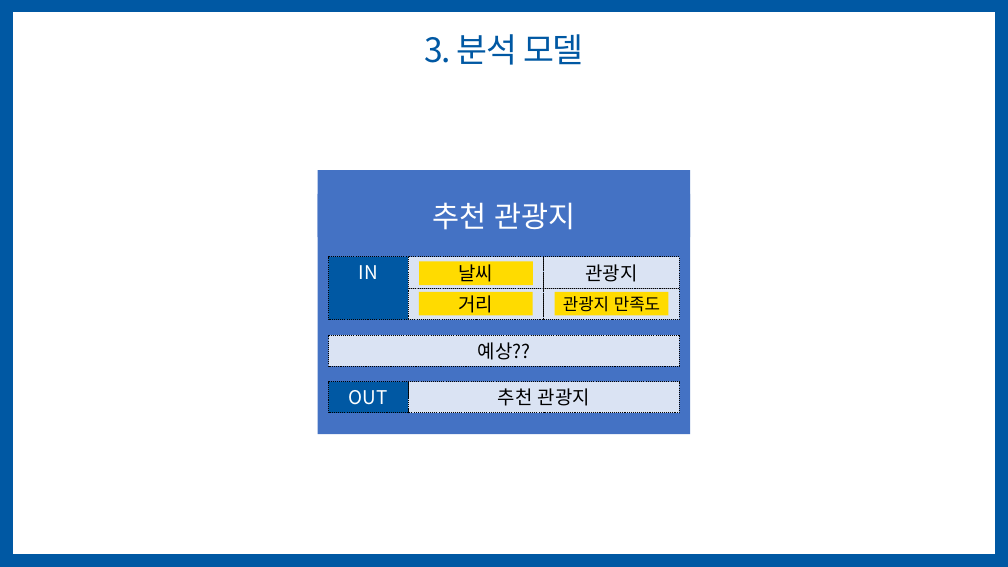
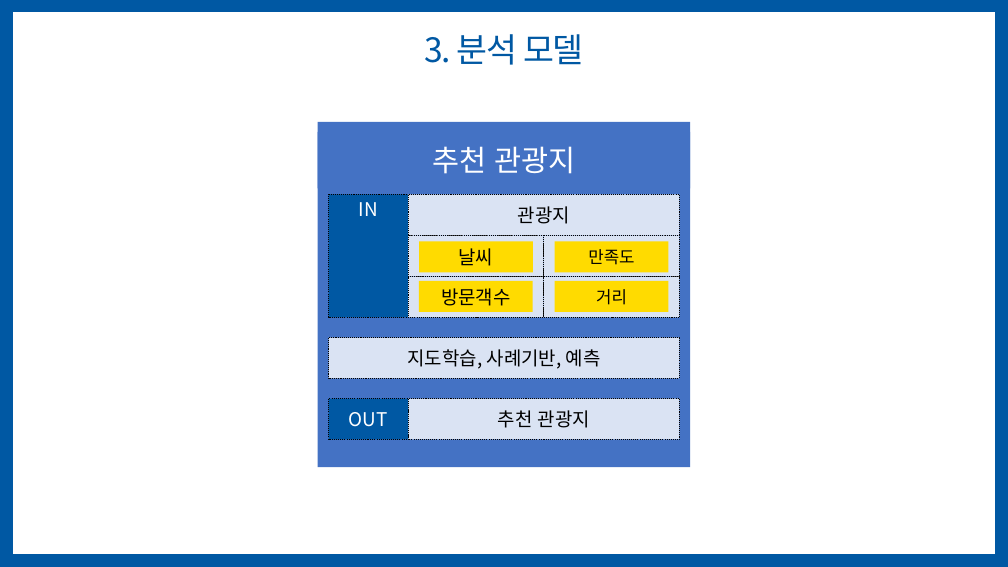
Before and after one commit to jihyeyun00/teamproject_python, a slide deck: slide 10 of 2차 팀프로젝트/6조_20200117.pptx. Drawn at 1008x567 pixels with LibreOffice and Linux fonts; fonts in the diff are those of the drawing. Boxes give left, top, right and bottom in pixels: in the first picture for what was removed or moved away, otherwise in the second. Text is boxed around its words. In the diff, an @@ line names an element or a change of style, - is before the commit and + after.

```diff
--- a/2차 팀프로젝트/6조_20200117.pptx
+++ b/2차 팀프로젝트/6조_20200117.pptx
@@ text "추천 관광지": place and size @@
-text "추천 관광지" at (432, 202, 576, 230)
+text "추천 관광지" at (432, 146, 576, 174)
@@ rectangle: place and size @@
-rectangle at (318, 170, 690, 434)
+rectangle at (318, 122, 690, 467)
@@ rectangle "IN": place and size @@
-rectangle "IN" at (329, 257, 408, 320)
+rectangle "IN" at (329, 194, 408, 318)
@@ rectangle "관광지": place and size @@
-rectangle "관광지" at (544, 257, 679, 288)
+rectangle "관광지" at (408, 194, 680, 235)
@@ rectangle "날씨 그룹": place and size @@
-rectangle "날씨 그룹" at (408, 257, 544, 288)
+rectangle "날씨 그룹" at (408, 235, 544, 276)
@@ rectangle added at (544, 235, 679, 276), fill #DAE3F3, outline #000000 1 pt dashed @@
@@ rectangle "날씨": place and size @@
-rectangle "날씨" at (419, 262, 532, 285)
+rectangle "날씨" at (419, 241, 532, 272)
@@ rectangle "만족도": place and size @@
-rectangle "만족도" at (555, 292, 668, 315)
+rectangle "만족도" at (555, 241, 668, 272)
@@ text in rectangle at (588, 249, 634, 265): text changed @@
-관광지 만족도
+만족도
@@ rectangle "거리": place and size @@
-rectangle "거리" at (408, 288, 544, 319)
+rectangle "거리" at (408, 277, 544, 318)
@@ rectangle added at (419, 281, 532, 312), fill #FFDB00, 18 pt, text #000000 @@
+방문객수
@@ rectangle "만족도": place and size @@
-rectangle "만족도" at (544, 288, 679, 319)
+rectangle "만족도" at (544, 277, 679, 318)
@@ rectangle "거리": place and size @@
-rectangle "거리" at (419, 292, 532, 315)
+rectangle "거리" at (555, 281, 668, 312)
@@ rectangle "거리" at (555, 281, 668, 312): size 18 to 16 pt @@
@@ rectangle "지도학습, 사례기반, 예측": place and size @@
-rectangle "지도학습, 사례기반, 예측" at (329, 335, 680, 366)
+rectangle "지도학습, 사례기반, 예측" at (329, 338, 680, 379)
@@ text in rectangle at (408, 349, 601, 369): text changed @@
-예상??
+지도학습, 사례기반, 예측
@@ rectangle "OUT": place and size @@
-rectangle "OUT" at (329, 382, 408, 413)
+rectangle "OUT" at (329, 399, 408, 439)
@@ rectangle "추천 관광지": place and size @@
-rectangle "추천 관광지" at (408, 382, 680, 413)
+rectangle "추천 관광지" at (408, 399, 680, 439)
```
Also in this commit, not shown: 9 other slides changed, 1 other file.
